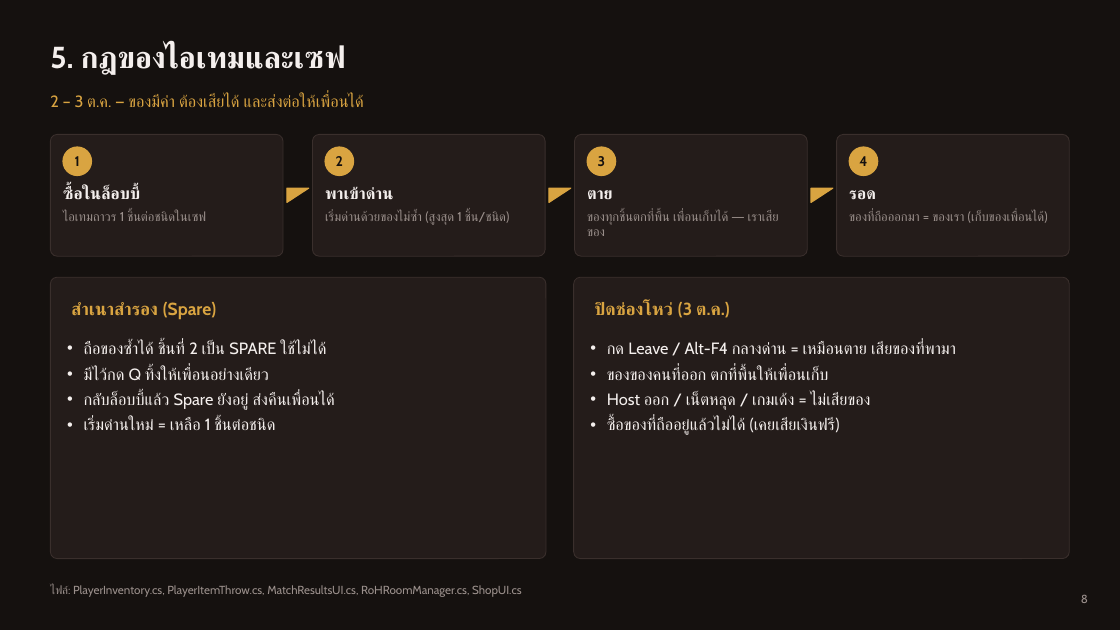
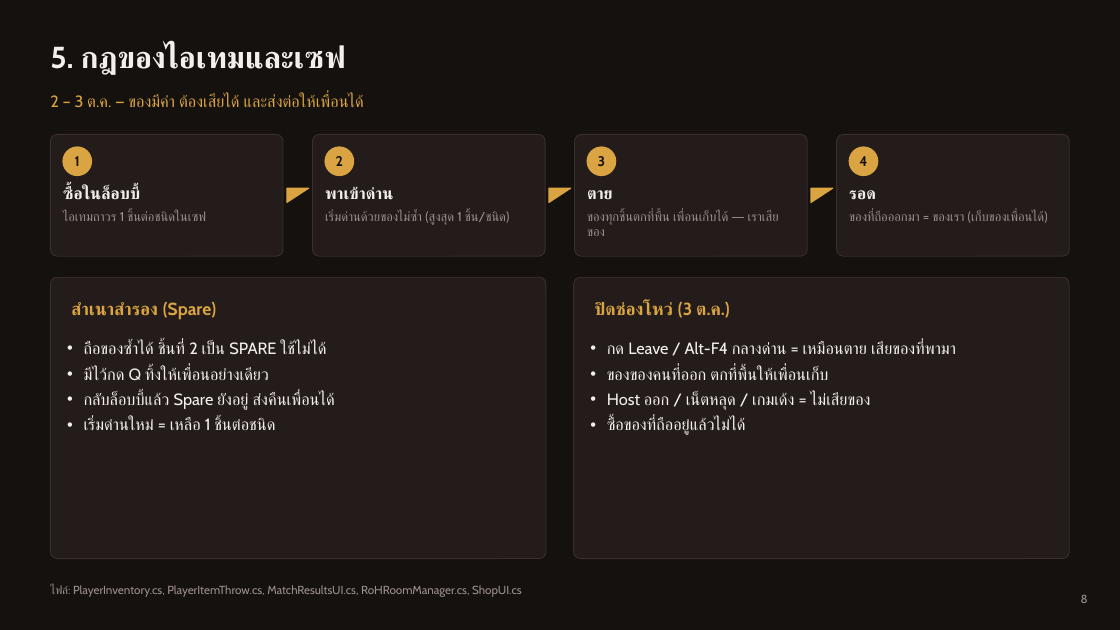
Before and after one commit to AtirojDev12/Pre-Thesis, a slide deck: slide 8 of Kong & Head Pro Grammer Presentation/Pre-Thesis_MyWork_Week6.pptx. Drawn at 1120x630 pixels with LibreOffice and Linux fonts; fonts in the diff are those of the drawing. Boxes give left, top, right and bottom in pixels: in the first picture for what was removed or moved away, otherwise in the second. Text is boxed around its words. In the diff, an @@ line names an element or a change of style, - is before the commit and + after.

```diff
--- a/Kong & Head Pro Grammer Presentation/Pre-Thesis_MyWork_Week6.pptx
+++ b/Kong & Head Pro Grammer Presentation/Pre-Thesis_MyWork_Week6.pptx
@@ text at (607, 418, 746, 435): text changed @@
-• ซื้อของที่ถืออยู่แล้วไม่ได้ (เคยเสียเงินฟรี)
+• ซื้อของที่ถืออยู่แล้วไม่ได้
```
Also in this commit, not shown: 11 other slides changed, 4 other files.
